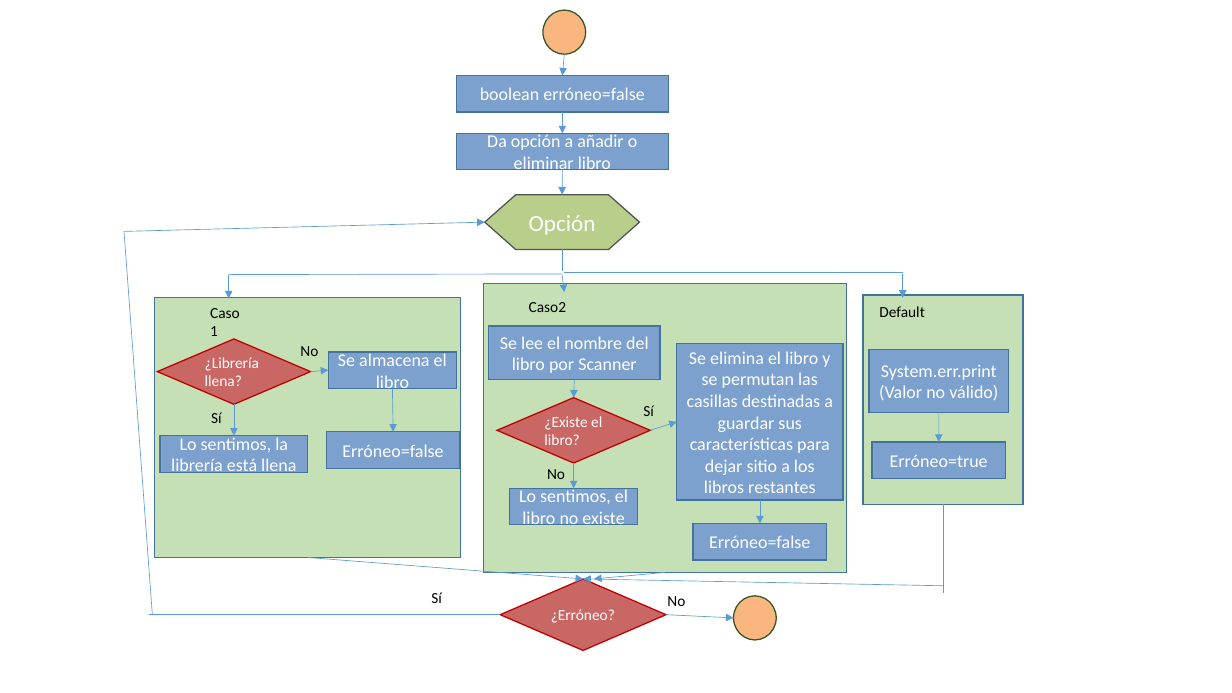
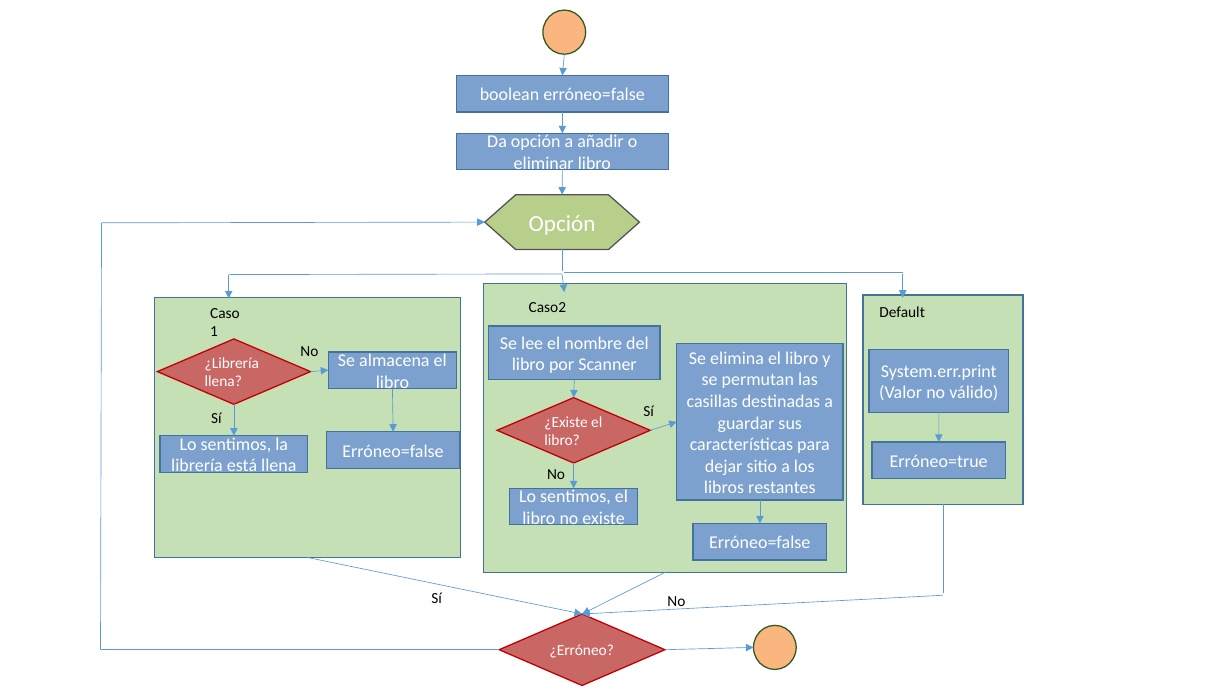
Before and after one commit to dj35/Proyecto-, a slide deck: slide 1 of flujogramaEntraSale.pptx. Drawn at 1232x693 pixels with LibreOffice and Linux fonts; fonts in the diff are those of the drawing. Boxes give left, top, right and bottom in pixels: in the first picture for what was removed or moved away, otherwise in the second. Text is boxed around its words. In the diff, an @@ line names an element or a change of style, - is before the commit and + after.

```diff
--- a/flujogramaEntraSale.pptx
+++ b/flujogramaEntraSale.pptx
@@ line moved from (152, 616) - (124, 232) to (101, 650) - (102, 223) @@
@@ arrow moved from (124, 231) - (485, 222) to (102, 223) - (485, 222) @@
@@ arrow moved from (308, 557) - (583, 579) to (308, 557) - (582, 614) @@
@@ arrow moved from (943, 586) - (583, 579) to (943, 595) - (582, 614) @@
@@ arrow moved from (665, 573) - (594, 579) to (665, 573) - (582, 614) @@
@@ diamond "¿Erróneo?": place and size @@
-diamond "¿Erróneo?" at <box>500,579,665,651</box>
+diamond "¿Erróneo?" at <box>499,614,665,685</box>
@@ ellipse: place and size @@
-ellipse at <box>734,596,776,640</box>
+ellipse at <box>754,626,797,670</box>
@@ line moved from (500, 615) - (149, 615) to (499, 650) - (101, 650) @@
@@ arrow moved from (666, 615) - (734, 618) to (665, 650) - (754, 648) @@
```
